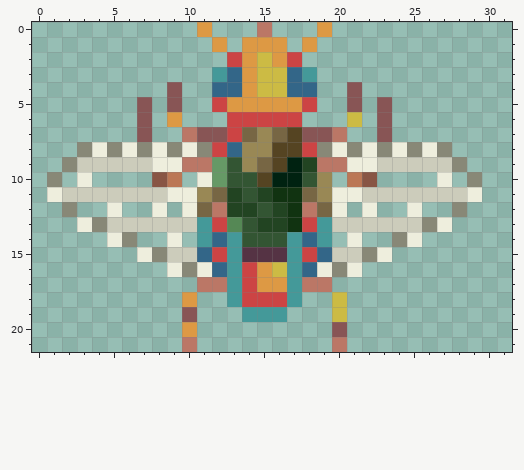
Pixel-art sprite: assets/wasp_up.png. Above is the file before it was changed.
The file is 32x22 pixels.
The result:
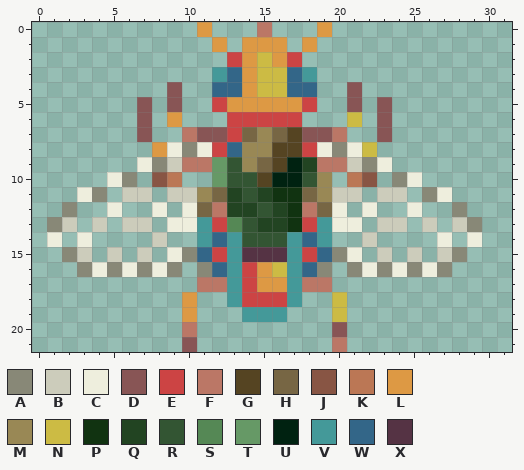
Palette (. is transparent): A #888877  B #ccccbb  C #eeeedd  D #885555  E #cc4444  F #bb7766  G #554422  H #776644  J #885544  K #bb7755  L #dd9944  M #998855  N #ccbb44  P #113311  Q #224422  R #335533  S #558855  T #669966  U #002211  V #449999  W #336688  X #553344
The commit says: Updated wasp travel gfx
What changed:
y 8: x 3..11 ACACACACA -> .....LCAC; x 19..27 ACACACACA -> CACN.....
y 9: x 2..9 ABBBBBCC -> .....CAB; x 21..28 CCBBBBBA -> BAC.....
y 10: x 1 A -> .; x 3 C -> .; x 5..6 .. -> CA; x 11 C -> .; x 24..25 .. -> AC; x 27 C -> .; x 29 A -> .
y 11: x 1..5 CBBBB -> ..CA.; x 8..10 BCC -> .BB; x 20..22 CCB -> BB.; x 25..29 BBBBC -> .AC..
y 13: x 1..5 ..CAB -> AB.B.; x 8..10 BBB -> .CC; x 20..22 BBB -> CC.; x 25..29 BAC.. -> .B.BA
y 14: x 1 . -> C; x 3 . -> C; x 5..6 CA -> ..; x 8..9 .C -> B.; x 21..22 C. -> .B; x 24..25 AC -> ..; x 27 . -> C; x 29 . -> C
y 15: x 2..3 .. -> AB; x 5 . -> B; x 7..10 CABB -> B.CA; x 20..23 BBAC -> AC.B; x 25 . -> B; x 27..28 .. -> BA
y 16: x 3..11 ......CAC -> ACACACA.A; x 19..27 CAC...... -> A.ACACACA
y 19: x 10 D -> L
y 20: x 10 L -> F
y 21: x 10 F -> D
Pixel boxes of the changes (left, top, right, bottom) in both pictures:
changed: (47, 142, 212, 352)
changed: (317, 142, 482, 277)
